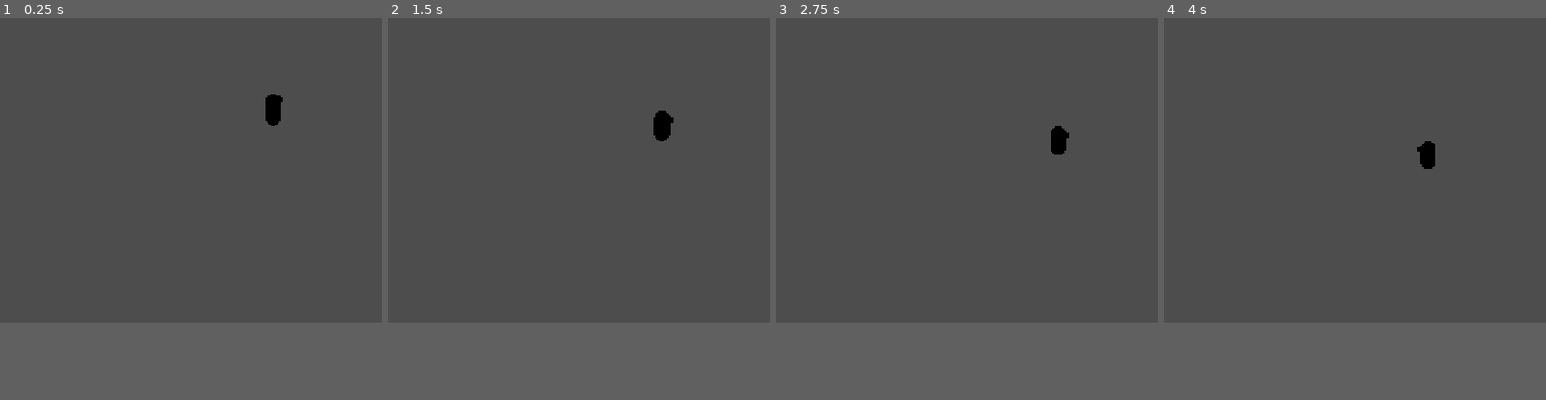
Above: before the commit, frames 1-4 (left to right).
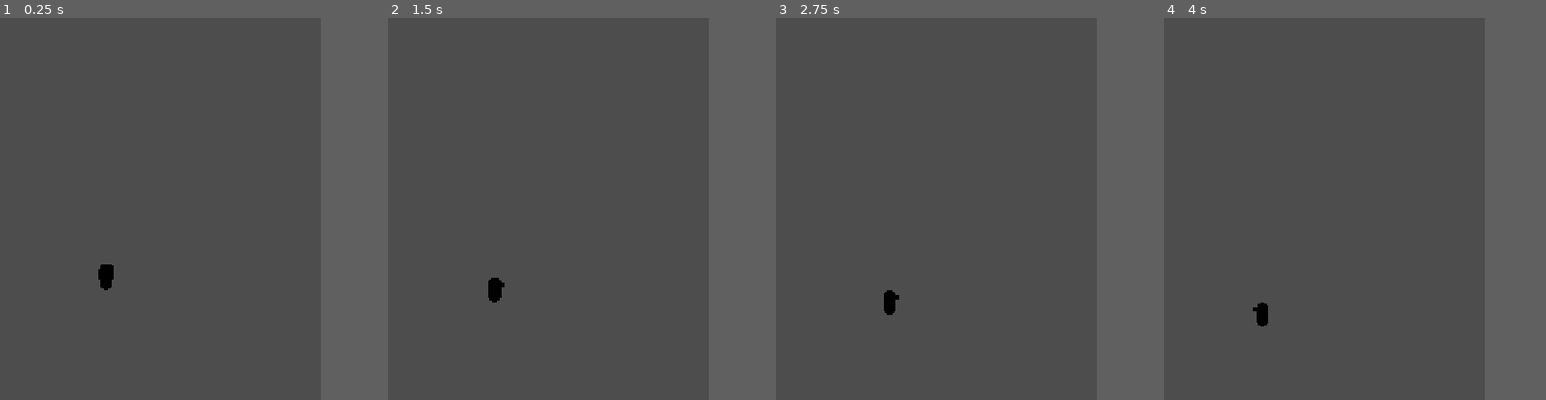
Above: after the commit, the same moments.

Repository: gabrihhh/mmo-client
Game: Godot game, scene res://scenes/player/local_player.tscn
The game is run twice, just before and just after one commit, with the same random seed, the same clock (stepped at 60 frames per second) and the same inputs. This scene is started directly instead of the project's main scene.
Inputs (mouse positions are % of the whole screen's width and height, from its top left):
- Up to frame 1 (0.25 s): no input
- Up to frame 2 (1.5 s): tap Enter at 0.5 s; move the mouse to (72, 25) at 0.52 s; hold D (move_right) 0.53-1.25 s; click (72, 25) at 0.67 s; drag from (30, 31) to (45, 39) at 1.27 s
- Up to frame 3 (2.75 s): move the mouse to (60, 16) at 2.02 s; hold D (move_right) from 2.03 s (still down)
- Up to frame 4 (4 s): release D (move_right) at 2.75 s; drag from (45, 39) to (20, 20) at 2.77 s; move the mouse to (80, 37) at 3.52 s; hold A (move_left) from 3.53 s (still down)
The pictures show only the part of the screen within x 14-64%, y 16-66%; the shares and areas given below are measured in that part.
In our replay, the window is 800x450 before the commit and 450x800 after it. These sizes can differ from the game's own. Grey fills any space a smaller window leaves; there, only what the larger window draws over its background counts as a difference.

The runs differ from the first frame. In frame 1, 0.5% of the frame differs, in the area x 25-74%, y 20-72%; in frame 2, 0.5%, in the area x 26-75%, y 24-75%; in frame 3, 0.5%; in frame 4, 0.4%.

Commit message:
Jogo em retrato: 720x1280, orientação fixa, câmera KEEP_WIDTH e HUD
Co-Authored-By: Claude Opus 5.5 <noreply@anthropic.com>

Diff:
--- a/project.godot
+++ b/project.godot
@@ -28,11 +28,16 @@
 
 [display]
 
-window/size/viewport_width=1280
-window/size/viewport_height=720
+; Jogo em RETRATO (celular na vertical). Ver mmo-docs [VIS-04].
+window/size/viewport_width=720
+window/size/viewport_height=1280
+; No desktop (dev) a janela abre menor para caber na tela; o conteúdo escala.
+window/size/window_width_override=405
+window/size/window_height_override=720
 window/stretch/mode="canvas_items"
 window/stretch/aspect="expand"
-window/handheld/orientation=4
+; 1 = retrato fixo.
+window/handheld/orientation=1
 
 [input_devices]
 
--- a/scenes/world/zone_1.tscn
+++ b/scenes/world/zone_1.tscn
@@ -76,20 +76,27 @@
 [node name="HUD" type="CanvasLayer" parent="."]
 
 [node name="StatusLabel" type="Label" parent="HUD"]
-offset_left = 16.0
-offset_top = 16.0
-offset_right = 616.0
-offset_bottom = 48.0
-theme_override_font_sizes/font_size = 22
+anchors_preset = 10
+anchor_right = 1.0
+offset_left = 24.0
+offset_top = 48.0
+offset_right = -24.0
+offset_bottom = 88.0
+grow_horizontal = 2
+theme_override_font_sizes/font_size = 26
 text = "..."
+autowrap_mode = 3
 
 [node name="TouchJoystick" type="Control" parent="HUD"]
-anchors_preset = 2
+anchors_preset = 7
+anchor_left = 0.5
 anchor_top = 1.0
+anchor_right = 0.5
 anchor_bottom = 1.0
-offset_left = 48.0
-offset_top = -228.0
-offset_right = 228.0
-offset_bottom = -48.0
+offset_left = -110.0
+offset_top = -340.0
+offset_right = 110.0
+offset_bottom = -120.0
+grow_horizontal = 2
 grow_vertical = 0
 script = ExtResource("2_joystick")
--- a/scripts/camera/isometric_camera.gd
+++ b/scripts/camera/isometric_camera.gd
@@ -14,10 +14,11 @@
 ## Giro (eixo Y), em graus. O movimento do jogador é relativo a este ângulo.
 @export var yaw_degrees: float = 45.0
 @export var projection_mode: ProjectionMode = ProjectionMode.PERSPECTIVE
-## Campo de visão quando em perspectiva.
-@export_range(35.0, 40.0) var perspective_fov: float = 38.0
-## Tamanho da área visível quando ortográfica.
-@export_range(18.0, 22.0) var orthographic_size: float = 20.0
+## Campo de visão HORIZONTAL (graus) quando em perspectiva. Horizontal porque o jogo é em retrato:
+## a largura é a dimensão curta, então é ela que fixamos (a altura visível cresce com a tela).
+@export_range(35.0, 60.0) var perspective_fov: float = 45.0
+## Largura da área visível (m) quando ortográfica.
+@export_range(14.0, 30.0) var orthographic_size: float = 22.0
 ## Distância da câmera até o ponto focado, em metros.
 @export var distance: float = 30.0
 ## Altura do ponto focado acima da origem do alvo (meio do personagem de 1.8 m).
@@ -37,6 +38,7 @@
 ## Aplica rotação e projeção a partir dos @export (chame após mudar algum).
 func apply_settings() -> void:
 	rotation_degrees = Vector3(pitch_degrees, yaw_degrees, 0.0)
+	keep_aspect = Camera3D.KEEP_WIDTH
 	match projection_mode:
 		ProjectionMode.PERSPECTIVE:
 			projection = Camera3D.PROJECTION_PERSPECTIVE
